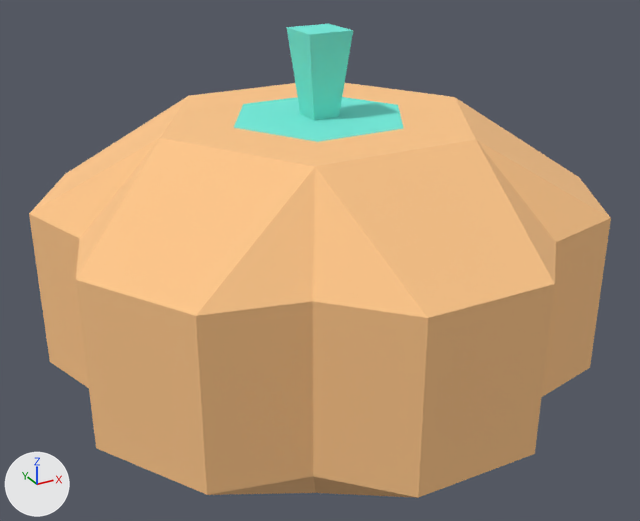
The OBJ model DynamicLab/Assets/Nature Kit/Models/OBJ format/crop_pumpkin.obj, before and after one commit.
The view is the same before and after, from a camera (50 mm lens) standing at (-0.335, -0.61, 0.445) and looking at (-0.004, -0.009, 0.144). The axes (+X, +Y, +Z) are drawn at lower left. The lights are the same throughout. The picture after the commit comes second. Where no turn or scale is listed for an object, it has been applied to the vertices.

Before the edit, the objects in view are built like this:
```python
mat_grass = principled_material('grass')
mat_grass.base_color = (0.173, 0.847, 0.722)  # cyan #73eddd
mat_grass.roughness = 1.0
mat_leafsfall = principled_material('leafsFall')
mat_leafsfall.base_color = (1.0, 0.573, 0.255)  # beige #ffc78a
mat_leafsfall.roughness = 1.0
me_crop_pumpkin = bpy.data.meshes.new('crop_pumpkin')
me_crop_pumpkin.from_pydata(...)  # 62 vertices, 120 faces; spans x -0.221..0.221, y -0.226..0.226, z 0.0..0.334
# faces by material slot: [100, 20]
me_crop_pumpkin.materials.append(mat_leafsfall)  # beige #ffc78a
me_crop_pumpkin.materials.append(mat_grass)  # cyan #73eddd
ob_crop_pumpkin = bpy.data.objects.new('crop_pumpkin', me_crop_pumpkin)
ob_crop_pumpkin.location = (0.0, 0.0, 0.0)
```
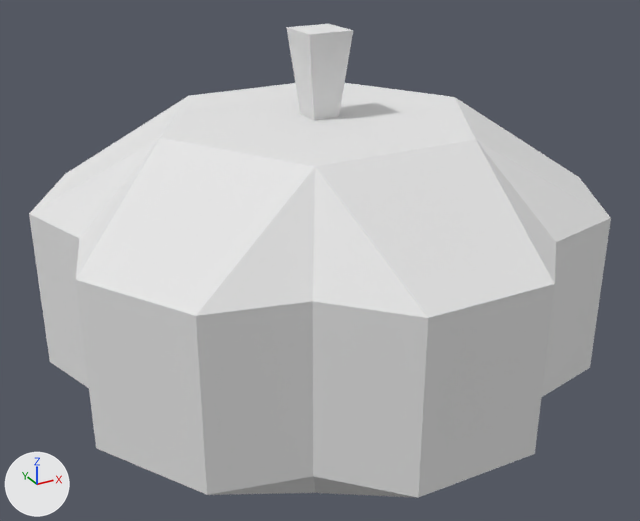
What differs and where, as boxes (x1, y1, x2, y2) in the pictures (640 x 521 px):
'crop_pumpkin', recoloured (beige to white)
    both: (29, 24, 611, 498)

The change, as a list of edits to the scene's bpy script:
```text
Change mat_leafsfall:
    mat_leafsfall.base_color: (1.0, 0.573, 0.255) -> (0.8, 0.8, 0.8)  # beige #ffc78a -> white #e7e7e7
Change mat_grass:
    mat_grass.base_color: (0.173, 0.847, 0.722) -> (0.8, 0.8, 0.8)  # cyan #73eddd -> white #e7e7e7
```
